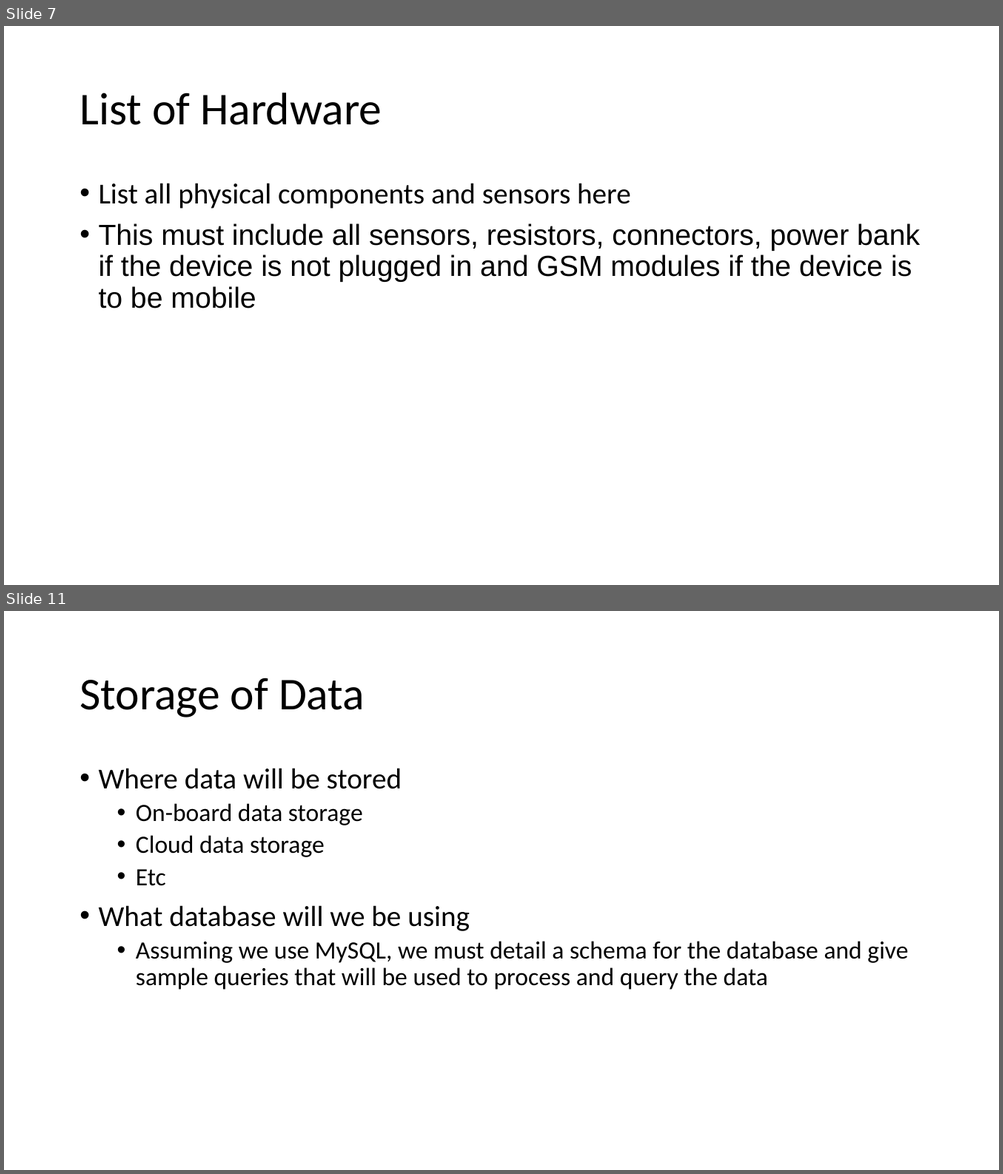
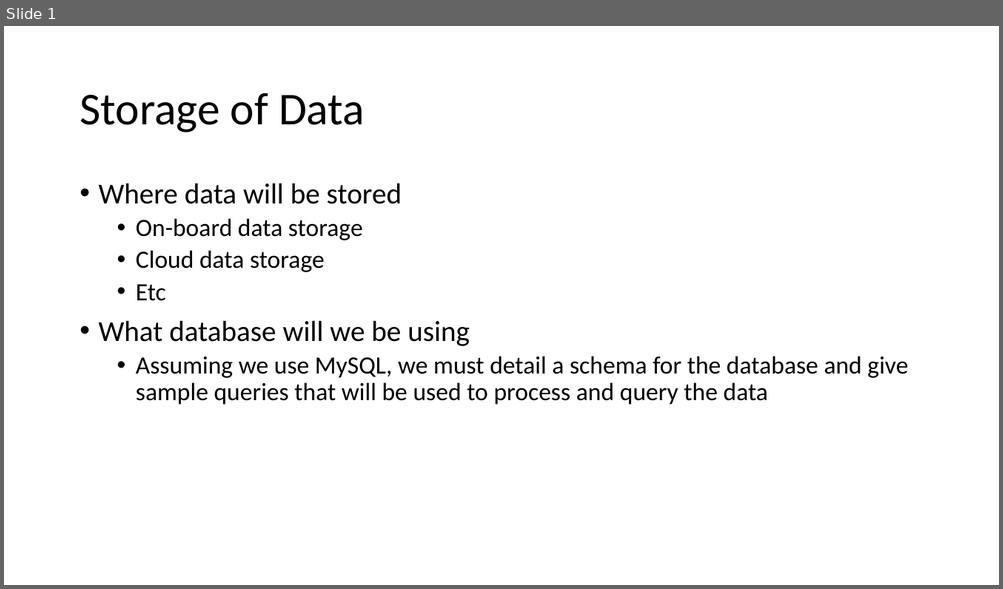
Before and after one commit to cianashby1337/IOT_CA1_Documentation, a slide deck: Slideshow template.pptx. Shown one above the other, each under a label of ours: slides 7 and 11 before the commit, slide 1 after it; the slides between them are not shown. The pictures are 1003x1174 and 1003x589 pixels, drawn with LibreOffice and Linux fonts; fonts in the diff are those of the drawing. Boxes give left, top, right and bottom in pixels: in the first picture for what was removed or moved away, otherwise in the second. Text is boxed around its words. In the diff, an @@ line names an element or a change of style, - is before the commit and + after.

```diff
--- a/Slideshow template.pptx
+++ b/Slideshow template.pptx
@@ slide 7 removed at box(4, 26, 999, 585), background #FFFFFF @@
@@ title removed at box(79, 93, 381, 125) @@
-List of Hardware
@@ text removed at box(99, 183, 919, 309) @@
-• List all physical components and sensors here
-• This must include all sensors, resistors, connectors, power bank if the device is not plugged in and GSM modules if the device is to be mobile
@@ what was slide 11 is now slide 1 @@
```
Also in this commit, not shown: 2 slides changed, 12 other slides removed.
